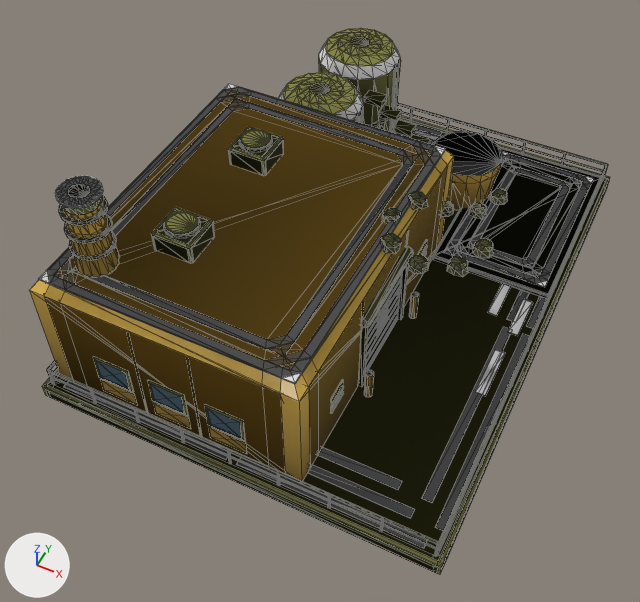
The glTF model assets/set_v5/meridian_refinery_damaged.glb, before and after one commit.
Camera for both pictures: a 50 mm lens placed at (7.11, -16.63, 19.25), pointed at (-0.06, -2.29, 1.32). Every picture has the same lights, and +X, +Y and +Z are marked at lower left. The picture after the commit comes second. Mesh edges are drawn as thin lines. Vertices at exactly the same position are counted once.

Objects in the first picture: 'body', 'body.001', 'body.002'.
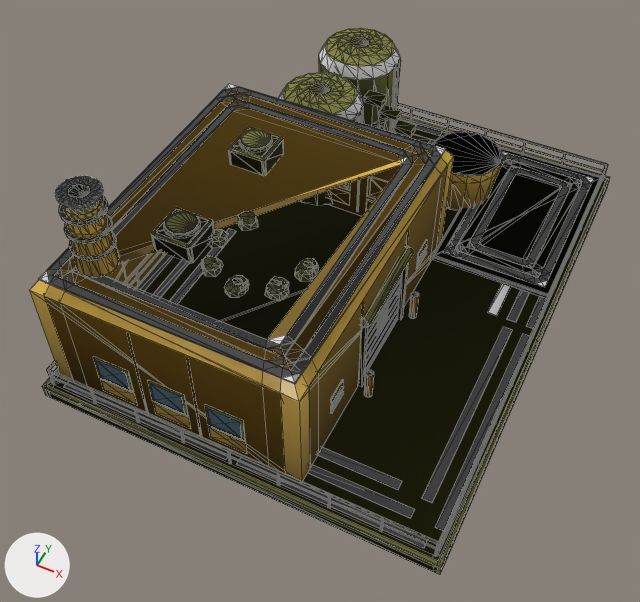
Pixel boxes (x1, y1, x2, y2) of what changed, in the pictures (640 x 602 px; the box of a moved part takes in the faces that stretch with it):
part 1 of me_mesh_0, moved or reshaped: before (380, 233, 401, 254); after (295, 261, 316, 282)
part 2 of me_mesh_0, moved or reshaped: before (383, 208, 402, 222); after (265, 279, 287, 301)
part 3 of me_mesh_0, moved or reshaped: before (408, 255, 429, 274); after (225, 278, 246, 298)
part 4 of me_mesh_0, moved or reshaped: before (408, 191, 429, 210); after (201, 255, 223, 277)
part 5 of me_mesh_0, moved or reshaped: before (447, 256, 469, 277); after (208, 229, 228, 248)
part 6 of me_mesh_0, moved or reshaped: before (472, 239, 494, 258); after (238, 211, 259, 231)
part 7 of me_mesh_0, deleted: before (413, 130, 533, 396)
part 8 of me_mesh_0, recoloured: before (60, 130, 579, 365); after (60, 130, 579, 398)
part 9 of me_mesh_1, moved or reshaped: before (441, 201, 454, 217); after (299, 258, 318, 275)
part 10 of me_mesh_1, moved or reshaped: before (469, 202, 487, 219); after (270, 276, 289, 295)
part 11 of me_mesh_1, moved or reshaped: before (489, 188, 508, 205); after (228, 275, 249, 292)
part 12 of me_mesh_1, added: after (452, 161, 500, 175)
part 13 of me_mesh_1, recoloured: (133, 137, 579, 372) in both
part 14 of me_mesh_2, deleted: before (107, 159, 406, 344)
part 15 of me_mesh_2, added: after (433, 143, 498, 174)
part 16 of me_mesh_2, edited (looks the same): (58, 105, 593, 509) in both

The change, as a list of edits to the scene's bpy script:
```text
Change me_mesh_0:
    used by ob_body; parent = ob_meridian_refinery_damaged_lod0; location = (0.0, 0.0, 0.0)
    remove me_mesh_0.from_pydata(...)  # 2414 vertices, 3555 faces; spans x -5.6..5.6, y -7.5..7.5, z 0.0..6.2
    add me_mesh_0.from_pydata(...)  # 2358 vertices, 3491 faces; spans x -5.6..5.6, y -7.5..7.5, z 0.0..6.2
    me_mesh_0 part 1: the loose piece of 24 vertices spanning x 1.4..2.0, y -2.3..-1.7, z 3.9..4.2 is moved by (-1.4, -1.7, 0.0)
    me_mesh_0 part 2: the loose piece of 24 vertices spanning x 1.1..1.6, y -1.4..-0.8, z 3.9..4.2 is moved by (-1.4, -3.5, 0.0)
    me_mesh_0 part 3: the loose piece of 24 vertices spanning x 2.3..2.9, y -2.6..-2.0, z 3.9..4.2 is moved by (-3.5, -2.6, 0.0)
    me_mesh_0 part 4: the loose piece of 24 vertices spanning x 1.4..2.0, y -0.5..0.0, z 3.9..4.2 is moved by (-3.5, -4.4, 0.0)
    me_mesh_0 part 5: the loose piece of 24 vertices spanning x 3.2..3.7, y -2.2..-1.7, z 3.9..4.2 is moved by (-5.6, -1.7, 0.0)
    me_mesh_0 part 6: the loose piece of 24 vertices spanning x 3.5..4.1, y -1.4..-0.8, z 3.9..4.2 is multiplied about its middle by the matrix ((0.97, -0.001, -0.115), (-0.001, 0.977, -0.018), (0.115, 0.018, 0.97)), then moved by (-5.6, -1.7, 0.0)
    me_mesh_0 part 7: 7 loose pieces with 56 vertices, spanning x -4.8..5.0, y -7.0..6.9, z 0.4, are deleted
    me_mesh_0 part 8: 1525 kept faces spanning x -5.5..5.4, y -7.3..7.3, z 0.4..6.2 get new vertex colours; the middle colour goes from yellow #c0ba63 to yellow #b4b05d
Change me_mesh_1:
    used by ob_body_001; parent = ob_meridian_refinery_damaged_lod1; location = (0.0, 0.0, 0.0)
    remove me_mesh_1.from_pydata(...)  # 701 vertices, 1081 faces; spans x -5.6..5.6, y -7.5..7.5, z 0.0..6.2
    add me_mesh_1.from_pydata(...)  # 702 vertices, 1089 faces; spans x -5.6..5.6, y -7.5..7.5, z 0.0..6.2
    me_mesh_1 part 9: the loose piece of 24 vertices spanning x 1.6..2.1, y 1.7..2.3, z 1.9..2.1 is moved by (-1.5, -5.6, 2.0)
    me_mesh_1 part 10: the loose piece of 24 vertices spanning x 2.4..3.0, y 2.1..2.6, z 1.9..2.1 is moved by (-2.8, -6.8, 2.0)
    me_mesh_1 part 11: the loose piece of 24 vertices spanning x 2.7..3.3, y 2.9..3.5, z 1.9..2.1 is moved by (-4.0, -8.0, 2.0)
    me_mesh_1 part 12: 1 vertex added at x 1.5, y 3.5, z 2.0
    me_mesh_1 part 13: 329 kept faces spanning x -5.4..5.4, y -6.7..7.3, z 0.4..6.2 get new vertex colours; the middle colour goes from yellow #c2b85f to yellow #cfc05f
Change me_mesh_2:
    used by ob_body_002; parent = ob_meridian_refinery_damaged_lod2; location = (0.0, 0.0, 0.0)
    verts and faces of me_mesh_2; kept vertices keep their numbers, new ones are numbered from 215
    before: 20 (0.8, 1.2, 4.0) at pixel (407, 157), 21 (-4.4, -6.0, 4.0), 22 (0.8, -6.0, 4.0) at pixel (279, 344)
    before: 37 (1.5, 3.5, 1.7) at pixel (452, 181), 39 (2.6, 4.6, 1.7) at pixel (499, 171), 44 (0.4, 4.6, 2.0) at pixel (432, 142), 46 (2.6, 4.6, 2.0) at pixel (500, 163)
    remove me_mesh_2.from_pydata(...)  # 215 vertices, 234 faces; spans x -5.6..5.6, y -7.5..7.5, z 0.0..6.2
    add me_mesh_2.from_pydata(...)  # 216 vertices, 237 faces; spans x -5.6..5.6, y -7.5..7.5, z 0.0..6.2
    me_mesh_2 part 14
    add delete_faces([(20, 21, 22)])
    me_mesh_2 part 15
    add verts[215] = (1.5, 3.5, 2.0)  # pixel (453, 173)
    add faces += [(37, 39, 215), (39, 46, 215), (37, 215, 44)]  # mat_paint
    add faces += [(44, 215, 46)]  # mat_rubber
    me_mesh_2 part 16: 121 kept faces spanning x -5.1..5.4, y -7.3..7.3, z 0.4..6.2 get new vertex colours
```
